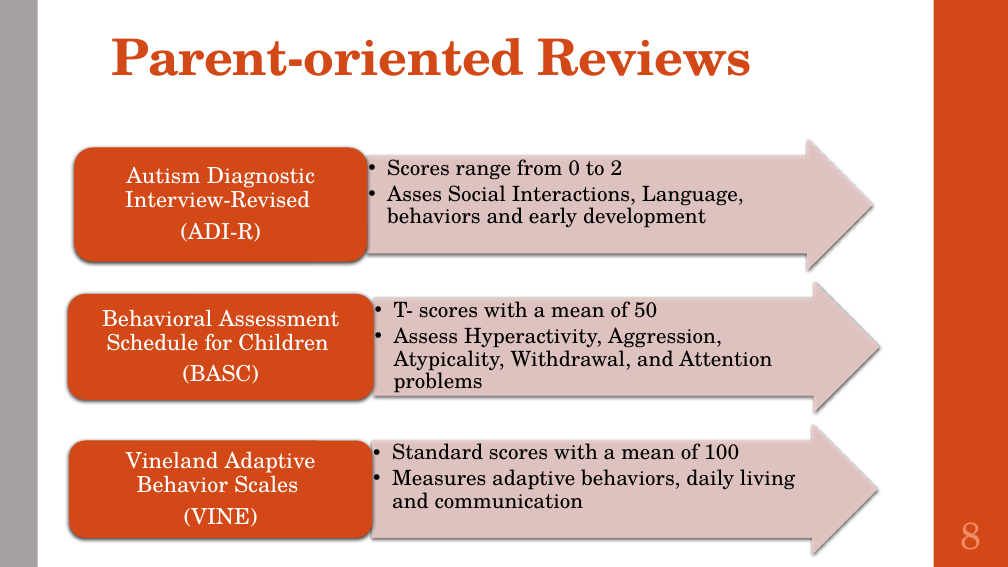
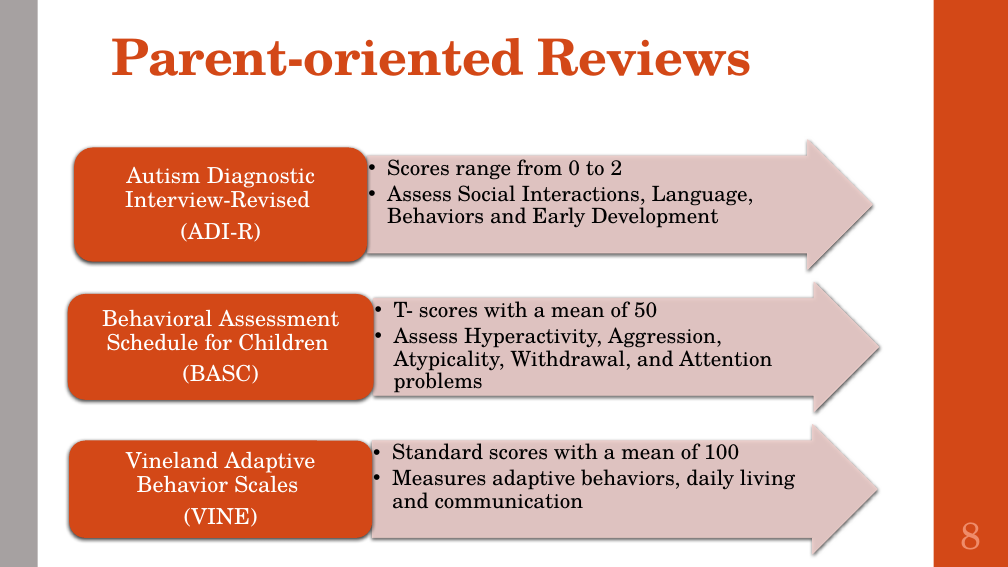
Before and after one commit to SirichandanaSambatur/CADDC, a slide deck: slide 8 of FinalReport.pptx. Drawn at 1008x567 pixels with LibreOffice and Linux fonts; fonts in the diff are those of the drawing. Boxes give left, top, right and bottom in pixels: in the first picture for what was removed or moved away, otherwise in the second. Text is boxed around its words. In the diff, an @@ line names an element or a change of style, - is before the commit and + after.

```diff
--- a/FinalReport.pptx
+++ b/FinalReport.pptx
@@ text at (387, 185, 754, 228): text changed @@
-  •• Asses Social Interactions, Language, behaviors and early development
+  •• Assess Social Interactions, Language, Behaviors and Early Development
```
Also in this commit, not shown: 10 other slides changed, 1 other file.
